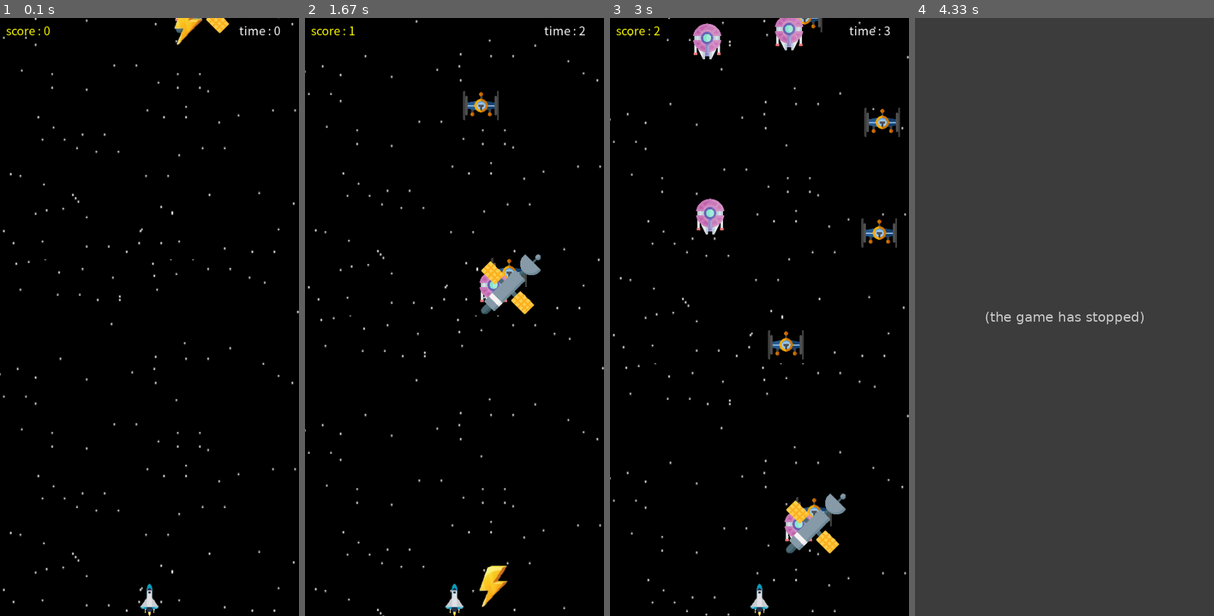
Above: before the commit, frames 1-4 (left to right).
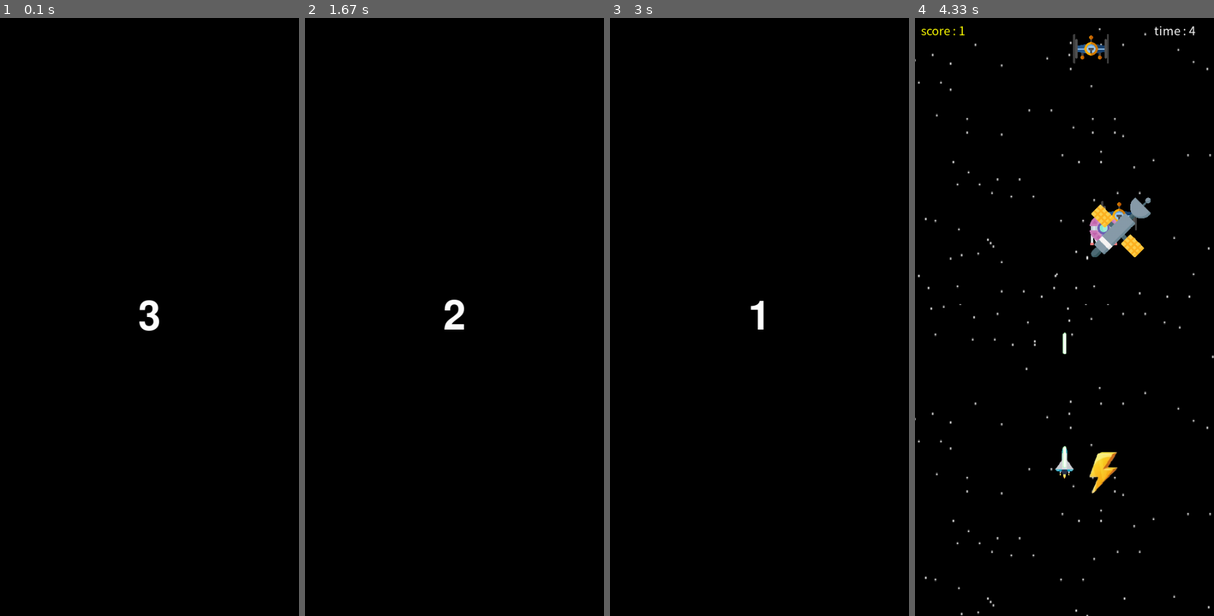
Above: after the commit, the same moments.

Repository: KROOKIMWOOBIN/pygame-spaceship
Game: pygame game, started from Python2023_Game.py
The game is run twice, just before and just after one commit, with the same random seed, the same clock (stepped at 60 frames per second) and the same inputs.
Inputs:
- Up to frame 1 (0.1 s): no input
- Up to frame 2 (1.67 s): no input
- Up to frame 3 (3 s): no input
- Up to frame 4 (4.33 s): tap Space at 3.6, 4, 4.3 s; hold Up from 3.93 s (still down)

The runs differ from the first frame. In frame 1, 1.6% of the frame differs, in the area x 0-100%, y 0-100%; in frame 2, 3.1%; in frame 3, 4.7%; in frame 4, 100%.
Before the commit the program exited at 4.03 s; later frames show no game.

Commit message:
시작 끝 추가

Diff:
--- a/Python2023_Game.py
+++ b/Python2023_Game.py
@@ -1,7 +1,9 @@
 import pygame
 import random
 import time
+import sys
 from datetime import datetime
+
 
 # 소스 디렉터리
 DIRIMG = "img/"
@@ -135,7 +137,37 @@
     def check_screen(self):
         self.rect.x = max(min(self.rect.x, size[0] - self.rect.width), 0)
         self.rect.y = max(min(self.rect.y, size[1] - self.rect.height), 0)
-
+# 게임 종료 메시지 출력 후 종료
+def show_message(message):
+    font = pygame.font.Font(None, 50)
+    text_lines = message.split('\n')  # 텍스트를 여러 줄로 분할
+
+    line_height = font.get_linesize()
+    y = size[1] // 2 - line_height * len(text_lines) // 2  # 텍스트를 세로 중앙 정렬하기 위한 시작 Y 좌표 계산
+
+    for line in text_lines:
+        text = font.render(line, True, (255, 255, 255))
+        text_rect = text.get_rect(center=(size[0] // 2, y))
+        screen.blit(text, text_rect)
+        y += line_height  # 다음 줄로 이동
+
+    pygame.display.flip()
+    time.sleep(3)
+
+# 게임 시작 전에 3초의 시작 카운트 다운을 보여주는 함수
+def show_countdown():
+    font = pygame.font.Font(None, 100)
+
+    for i in range(3, 0, -1):
+        screen.fill(black)
+        text = font.render(str(i), True, (255, 255, 255))
+        text_rect = text.get_rect(center=(size[0] // 2, size[1] // 2))
+        screen.blit(text, text_rect)
+        pygame.display.flip()
+        time.sleep(1)
+
+    screen.fill(black)
+    pygame.display.flip()
 
 playing = 0
 count = 0
@@ -176,8 +208,11 @@
 
 # 시작 시
 start_time = datetime.now()
-
-while playing == 0:
+# 카운트 다운
+show_countdown()
+
+while True:
+
 
     for event in pygame.event.get(): # 키보드나 마우스의 동작을 받아옴
         if event.type == pygame.QUIT: # 게임 종료
@@ -190,7 +225,6 @@
         STAGE += 1
 
     background = pygame.transform.scale(background, (500, 1000))
-
 
     # 키 입력 확인
     keys = pygame.key.get_pressed()
@@ -287,8 +321,6 @@
         for bm in bm_list:
             if (bm.rect.colliderect(player.rect)):
                 playing = 1
-
-
 
     # 몬스터 이동
     a_list = [monster for monster in a_list if monster.rect.y + monster_speed < size[1]]
@@ -321,7 +353,7 @@
 
 
 
-    # 비행기 vs 외계인 충돌하면 죽음
+    # 비행기 충돌시 게임 종료
     for i in a_list + boss_list + rock_list:
         if i.rect.colliderect(player.rect):
             playing = 1
@@ -377,6 +409,12 @@
     score += 0.01
     laser_delay -= 1 if laser_delay != 0 else 0
 
+    if playing:
+        screen.fill((0, 0, 0))
+        show_message("Game End\n Score : %d"% round(score))
+        pygame.quit()
+        sys.exit()
+
     # 업데이트
     pygame.display.flip()
 
